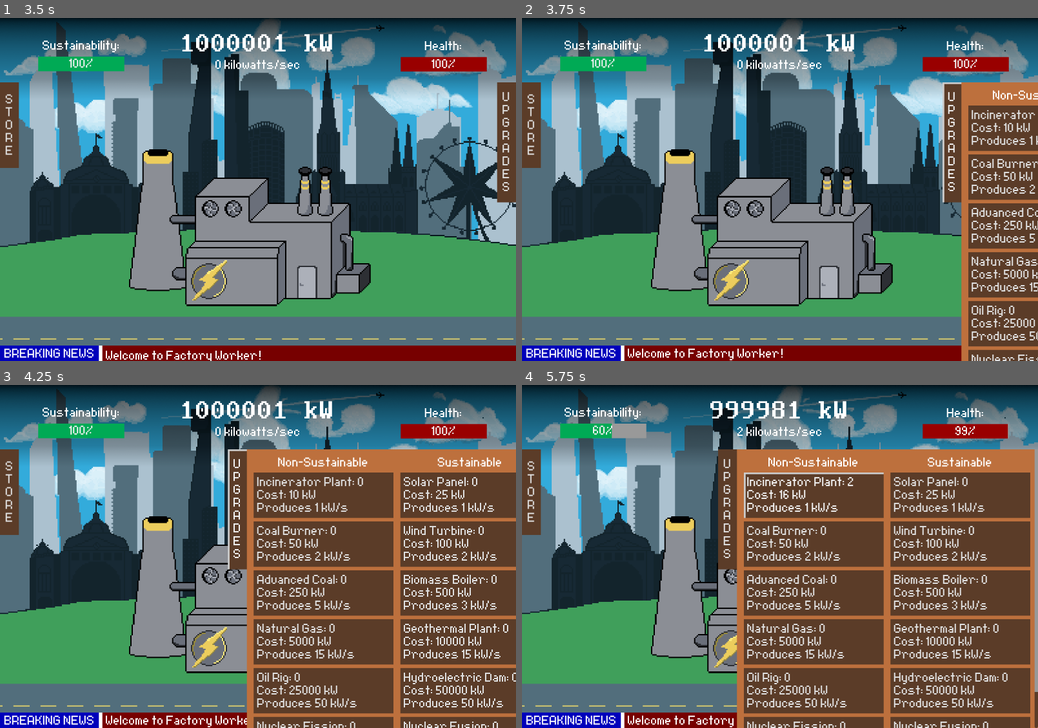
Above: before the commit, frames 1-4 (two rows, left to right).
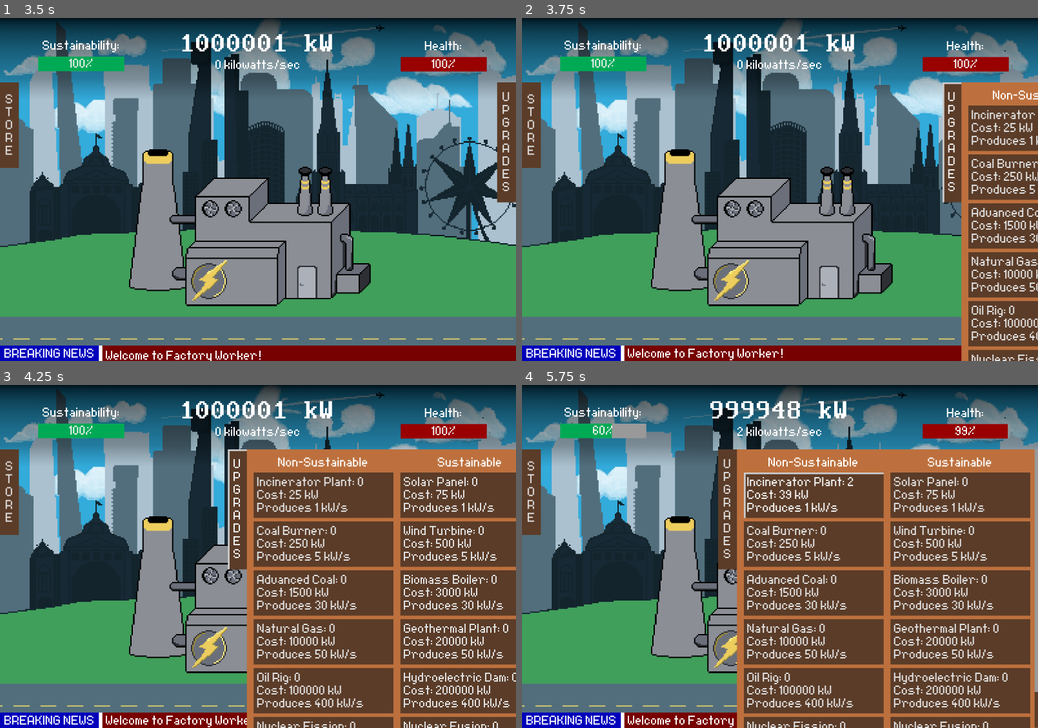
Above: after the commit, the same moments.

Repository: chu0029/SusGame
Game: Godot game, scene res://scenes/menu_start.tscn
The game is run twice, just before and just after one commit, with the same random seed, the same clock (stepped at 60 frames per second) and the same inputs.
Inputs (mouse positions are in pixels of both pictures, inside the frame that each line leads up to):
- Up to frame 1 (3.5 s): click "Start" at 0.5 s; click "Start" at 1.25 s; click "Start" at 2 s; click (247, 227) at 2.75 s
- Up to frame 2 (3.75 s): click "U P G R A D E S" at 3.5 s
- Up to frame 3 (4.25 s): no input
- Up to frame 4 (5.75 s): click "Incinerator Plant: 0 Cost: 10…" (after the commit: "Incinerator Plant: 0 Cost: 25…") at 4.25 s; click "Incinerator Plant: 1 Cost: 13…" (after the commit: "Incinerator Plant: 1 Cost: 31…") at 5 s

Frame 1 is identical in both runs. In frame 2, 0.6% of the frame differs, in the area x 93-100%, y 30-94%; in frame 3, 1.6%; in frame 4, 2.0%, in the area x 48-93%, y 4-94%.

Commit message:
UPGRADES UPGRADED

Diff:
--- a/global.gd
+++ b/global.gd
@@ -6,8 +6,8 @@
 
 #costs to be stored in an array for tidying purposes
 #IN ORDER: 0solar 1wind 2biomass 3geother 4hydroel 5nuclear
-var costs = [25,100,500,10000,50000,1000000]
-var costn = [10,50,250,5000,25000,500000]
+var costs = [75,500,3000,20000,200000,2500000]
+var costn = [25,250,1500,10000,100000,1000000]
 var nonsuscount = [0,0,0,0,0,0]
 var coste = [200,1000,5000,10000,50000]
 var encount = [0,0,0,0,0]
@@ -37,8 +37,8 @@
 
 	#costs to be stored in an array for tidying purposes
 	#IN ORDER: 0solar 1wind 2biomass 3geother 4hydroel 5nuclear
-	costs = [25,100,500,10000,50000,1000000]
-	costn = [10,50,250,5000,25000,500000]
+	costs = [75,500,3000,20000,200000,2500000]
+	costn = [25,250,1500,10000,100000,1000000]
 	nonsuscount = [0,0,0,0,0,0]
 	coste = [200,1000,5000,10000,50000]
 	encount = [0,0,0,0,0]
--- a/scenes/gametest.tscn
+++ b/scenes/gametest.tscn
@@ -366,7 +366,7 @@
 [node name="incPlant" type="Button" parent="Panel/ScrollContainer/MarginContainer/HBoxContainer/nonsusvbox"]
 layout_mode = 2
 text = "Incinerator Plant: 0
-Cost: 10 kW
+Cost: 25 kW
 Produces 1 kW/s"
 alignment = 0
 
@@ -374,36 +374,36 @@
 custom_minimum_size = Vector2(325, 100)
 layout_mode = 2
 text = "Coal Burner: 0
-Cost: 50 kW
-Produces 2 kW/s"
+Cost: 250 kW
+Produces 5 kW/s"
 alignment = 0
 
 [node name="advCoal" type="Button" parent="Panel/ScrollContainer/MarginContainer/HBoxContainer/nonsusvbox"]
 layout_mode = 2
 text = "Advanced Coal: 0
-Cost: 250 kW
-Produces 5 kw/s"
+Cost: 1500 kW
+Produces 30 kw/s"
 alignment = 0
 
 [node name="natGas" type="Button" parent="Panel/ScrollContainer/MarginContainer/HBoxContainer/nonsusvbox"]
 layout_mode = 2
 text = "Natural Gas: 0
-Cost: 5000 kW
-Produces 15 kw/s"
+Cost: 10000 kW
+Produces 50 kw/s"
 alignment = 0
 
 [node name="oilRig" type="Button" parent="Panel/ScrollContainer/MarginContainer/HBoxContainer/nonsusvbox"]
 layout_mode = 2
 text = "Oil Rig: 0
-Cost: 25000 kW
-Produces 50 kW/s"
+Cost: 100000 kW
+Produces 400 kW/s"
 alignment = 0
 
 [node name="nFission" type="Button" parent="Panel/ScrollContainer/MarginContainer/HBoxContainer/nonsusvbox"]
 layout_mode = 2
 text = "Nuclear Fission: 0
-Cost: 500000kW
-Produces 1000 kW/s"
+Cost: 1000000 kW
+Produces 2000 kW/s"
 alignment = 0
 
 [node name="susvbox" type="VBoxContainer" parent="Panel/ScrollContainer/MarginContainer/HBoxContainer"]
@@ -424,7 +424,7 @@
 layout_mode = 2
 theme = ExtResource("3_34im5")
 text = "Solar Panel: 0
-Cost: 25 kW
+Cost: 75 kW
 Produces 1 kW/s"
 alignment = 0
 autowrap_mode = 1
@@ -434,7 +434,7 @@
 layout_mode = 2
 theme = ExtResource("3_34im5")
 text = "Wind Turbine: 0
-Cost: 100 kW
+Cost: 500 kW
 Produces 2 kW/s"
 alignment = 0
 autowrap_mode = 1
@@ -444,7 +444,7 @@
 layout_mode = 2
 theme = ExtResource("3_34im5")
 text = "Biomass Boiler: 0
-Cost: 500 kW
+Cost: 3000 kW
 Produces 5 kW/s"
 alignment = 0
 autowrap_mode = 1
@@ -454,7 +454,7 @@
 layout_mode = 2
 theme = ExtResource("3_34im5")
 text = "Geothermal Plant: 0
-Cost: 10000 kW
+Cost: 20000 kW
 Produces 15 kW/s"
 alignment = 0
 autowrap_mode = 1
@@ -464,7 +464,7 @@
 layout_mode = 2
 theme = ExtResource("3_34im5")
 text = "Hydroelectric Dam: 0
-Cost: 50000 kW
+Cost: 200000 kW
 Produces 50 kW/s"
 alignment = 0
 clip_text = true
@@ -474,7 +474,7 @@
 layout_mode = 2
 theme = ExtResource("3_34im5")
 text = "Nuclear Fusion: 0
-Cost: 1000000 kW
+Cost: 2500000 kW
 Produces 1000 kW/s"
 alignment = 0
 autowrap_mode = 1
--- a/scripts/gametest.gd
+++ b/scripts/gametest.gd
@@ -79,10 +79,10 @@
 	counter.text = "%s kW" %global.power
 	multipcounter.text = "Multiplier: %s" %global.multiplier
 	global.kws = (
-		global.solarpanelcount + global.windturbinecount*2 + global.biomasscount*5 + global.geothermalplantcount*15 +
-		global.hydroelectricdamcount*50 + global.nuclearfusioncount*1000 + global.nonsuscount[0] +
-		global.nonsuscount[1]*2 + global.nonsuscount[2]*5 + global.nonsuscount[3]*15 + global.nonsuscount[4]*50 +
-		global.nonsuscount[5]*1000
+		global.solarpanelcount + global.windturbinecount*5 + global.biomasscount*30 + global.geothermalplantcount*50 +
+		global.hydroelectricdamcount*400 + global.nuclearfusioncount*2000 + global.nonsuscount[0] +
+		global.nonsuscount[1]*5 + global.nonsuscount[2]*30 + global.nonsuscount[3]*50 + global.nonsuscount[4]*400 +
+		global.nonsuscount[5]*2000
 		)
 	global.multiplier = 1+(
 		global.encount[0]*1+global.encount[1]*10+global.encount[2]*200+global.encount[3]*2500+global.encount[4]*5000
@@ -92,18 +92,18 @@
 	$health/healthbar.value = global.health
 	#sustainable upgrade text update
 	solarpanel.text = 'Solar Panel: %s \n Cost: %d kW \n Produces 1 kW/s' %[global.solarpanelcount,global.costs[0]]
-	windturbine.text = 'Wind Turbine: %s \n Cost: %d kW \n Produces 2 kW/s' %[global.windturbinecount,global.costs[1]]
-	biomass.text = 'Biomass Boiler: %s \n Cost: %d kW \n Produces 3 kW/s' %[global.biomasscount,global.costs[2]]
-	geothermalplant.text = 'Geothermal Plant: %s \n Cost: %d kW \n Produces 15 kW/s' %[global.geothermalplantcount,global.costs[3]]
-	hydroelectricdam.text = 'Hydroelectric Dam: %s \n Cost: %d kW \n Produces 50 kW/s' %[global.hydroelectricdamcount,global.costs[4]]
-	nuclearfusion.text = 'Nuclear Fusion: %s \n Cost: %d kW \n Produces 1000 kW/s' %[global.nuclearfusioncount,global.costs[5]]
+	windturbine.text = 'Wind Turbine: %s \n Cost: %d kW \n Produces 5 kW/s' %[global.windturbinecount,global.costs[1]]
+	biomass.text = 'Biomass Boiler: %s \n Cost: %d kW \n Produces 30 kW/s' %[global.biomasscount,global.costs[2]]
+	geothermalplant.text = 'Geothermal Plant: %s \n Cost: %d kW \n Produces 50 kW/s' %[global.geothermalplantcount,global.costs[3]]
+	hydroelectricdam.text = 'Hydroelectric Dam: %s \n Cost: %d kW \n Produces 400 kW/s' %[global.hydroelectricdamcount,global.costs[4]]
+	nuclearfusion.text = 'Nuclear Fusion: %s \n Cost: %d kW \n Produces 2000 kW/s' %[global.nuclearfusioncount,global.costs[5]]
 	#unsustainable
 	incineratorplant.text = 'Incinerator Plant: %s \n Cost: %d kW \n Produces 1 kW/s' %[global.nonsuscount[0], global.costn[0]]
-	coal.text = 'Coal Burner: %s \n Cost: %d kW \n Produces 2 kW/s' %[global.nonsuscount[1], global.costn[1]]
-	advcoal.text = 'Advanced Coal: %s \n Cost: %d kW \n Produces 5 kW/s' %[global.nonsuscount[2], global.costn[2]]
-	natgas.text = 'Natural Gas: %s \n Cost: %d kW \n Produces 15 kW/s' %[global.nonsuscount[3], global.costn[3]]
-	oilrig.text = 'Oil Rig: %s \n Cost: %d kW \n Produces 50 kW/s' %[global.nonsuscount[4], global.costn[4]]
-	nfission.text = 'Nuclear Fission: %s \n Cost: %d kW \n Produces 1000 kW/s' %[global.nonsuscount[5], global.costn[5]]
+	coal.text = 'Coal Burner: %s \n Cost: %d kW \n Produces 5 kW/s' %[global.nonsuscount[1], global.costn[1]]
+	advcoal.text = 'Advanced Coal: %s \n Cost: %d kW \n Produces 30 kW/s' %[global.nonsuscount[2], global.costn[2]]
+	natgas.text = 'Natural Gas: %s \n Cost: %d kW \n Produces 50 kW/s' %[global.nonsuscount[3], global.costn[3]]
+	oilrig.text = 'Oil Rig: %s \n Cost: %d kW \n Produces 400 kW/s' %[global.nonsuscount[4], global.costn[4]]
+	nfission.text = 'Nuclear Fission: %s \n Cost: %d kW \n Produces 2000 kW/s' %[global.nonsuscount[5], global.costn[5]]
 
 	if global.encount[0] <3: #if there are less than 3 items purchased alr
 		tree.text = 'Trees: %s \n Cost: %d kW \n +1 Multiplier' %[global.encount[0], global.coste[0]]
@@ -160,28 +160,28 @@
 	if global.sustainability < 70: #and global.sustainability > 0 ?
 		global.health -= 1
 	global.susUpgCount += ( #amt of global.power generated by sus upgrades
-		global.solarpanelcount + global.windturbinecount*2 + global.biomasscount*5 + global.geothermalplantcount*15 +
-		global.hydroelectricdamcount*50 + global.nuclearfusioncount*1000
+		global.solarpanelcount + global.windturbinecount*5 + global.biomasscount*30 + global.geothermalplantcount*50 +
+		global.hydroelectricdamcount*400 + global.nuclearfusioncount*2000
 	)
 	global.totalUpgCount += ( #amt of total global.power
-		global.solarpanelcount + global.windturbinecount*2 + global.biomasscount*5 + global.geothermalplantcount*15 +
-		global.hydroelectricdamcount*50 + global.nuclearfusioncount*1000 + global.nonsuscount[0] +
-		global.nonsuscount[1]*2 + global.nonsuscount[2]*5 + global.nonsuscount[3]*15 + global.nonsuscount[4]*50 +
-		global.nonsuscount[5]*1000
+		global.solarpanelcount + global.windturbinecount*5 + global.biomasscount*30 + global.geothermalplantcount*50 +
+		global.hydroelectricdamcount*400 + global.nuclearfusioncount*2000 + global.nonsuscount[0] +
+		global.nonsuscount[1]*5 + global.nonsuscount[2]*30 + global.nonsuscount[3]*50 + global.nonsuscount[4]*400 +
+		global.nonsuscount[5]*2000
 	)
 	global.power += 1 * global.automult
 	global.power += 1 * global.solarpanelcount
-	global.power += 2 * global.windturbinecount
-	global.power += 5 * global.biomasscount
-	global.power += 15 * global.geothermalplantcount
-	global.power += 50 * global.hydroelectricdamcount
-	global.power += 1000 * global.nuclearfusioncount
+	global.power += 5 * global.windturbinecount
+	global.power += 30 * global.biomasscount
+	global.power += 50 * global.geothermalplantcount
+	global.power += 400 * global.hydroelectricdamcount
+	global.power += 2000 * global.nuclearfusioncount
 	global.power += 1 * global.nonsuscount[0]
-	global.power += 2 * global.nonsuscount[1]
-	global.power += 5 * global.nonsuscount[2]
-	global.power += 15 * global.nonsuscount[3]
-	global.power += 50 * global.nonsuscount[4]
-	global.power += 1000 * global.nonsuscount[5]
+	global.power += 5 * global.nonsuscount[1]
+	global.power += 30 * global.nonsuscount[2]
+	global.power += 50 * global.nonsuscount[3]
+	global.power += 400 * global.nonsuscount[4]
+	global.power += 2000 * global.nonsuscount[5]
 	if global.health <= 0:
 		get_tree().change_scene_to_file("res://scenes/death.tscn")
 
